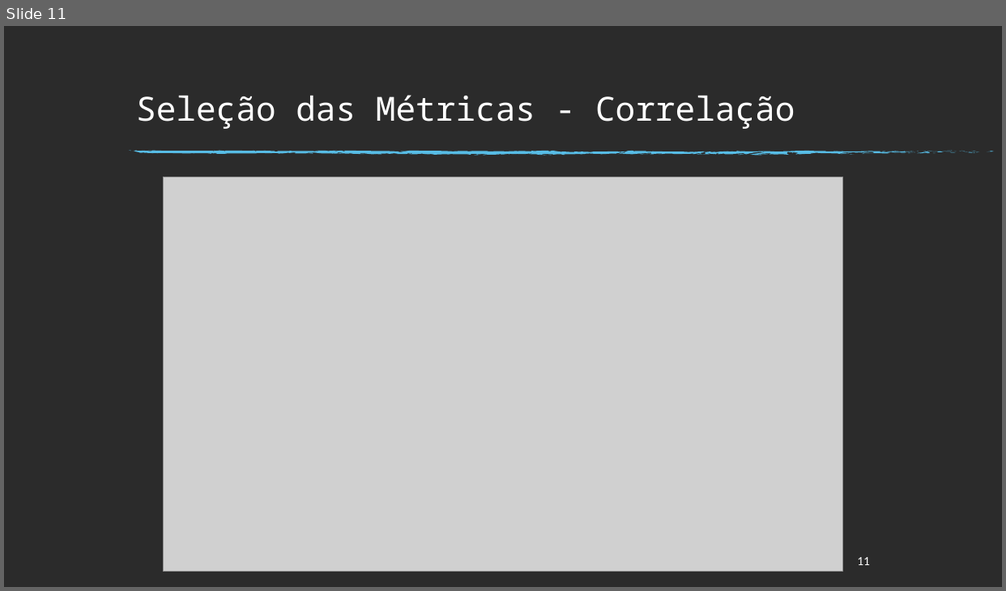
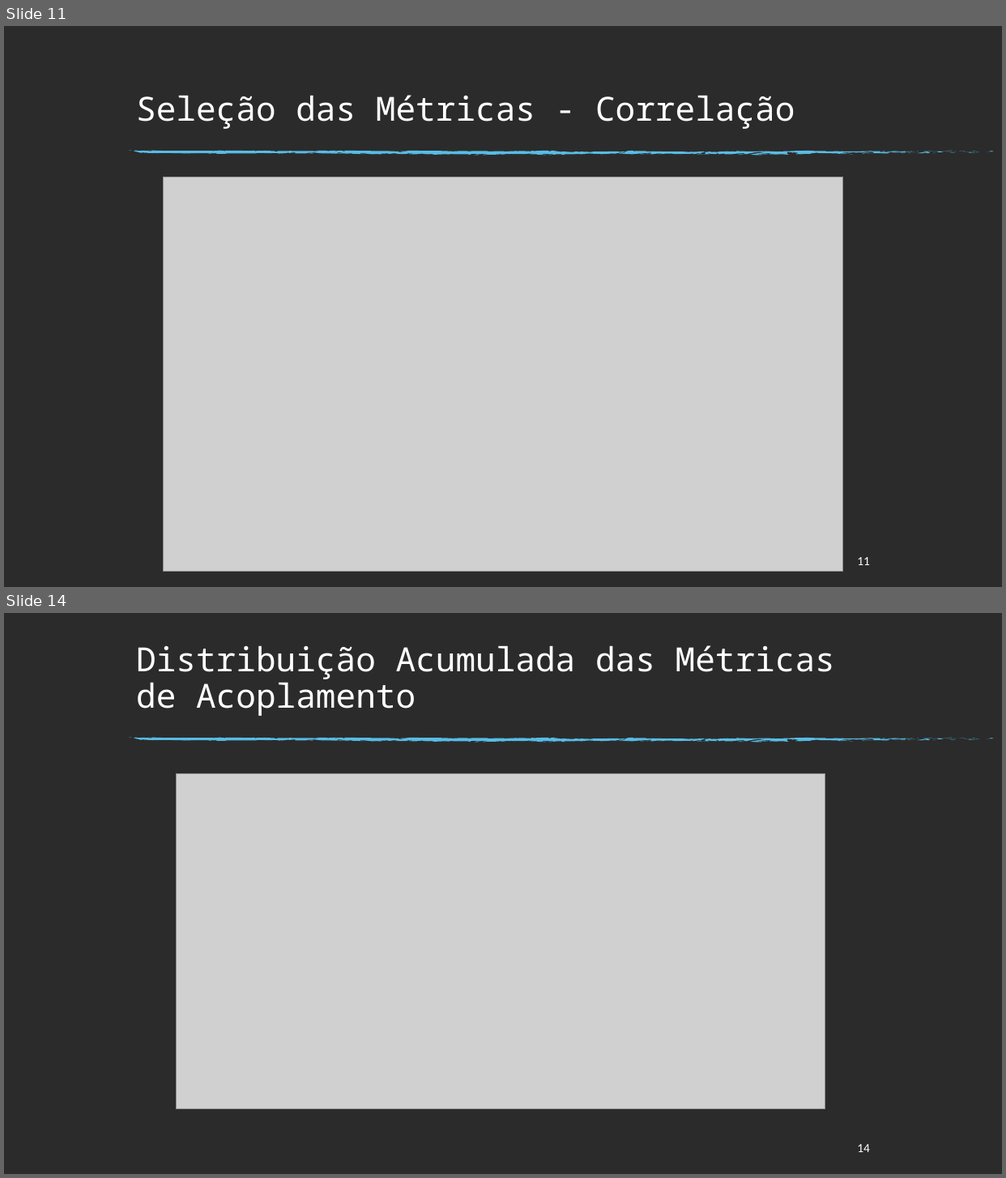
Before and after one commit to felipeaugustosm/TCC2, a slide deck: Apresentacao_TCC2.pptx. Shown one above the other, each under a label of ours: slide 11 before the commit, slides 11 and 14 after it; the slides between them are not shown. The pictures are 1006x591 and 1006x1178 pixels, drawn with LibreOffice and Linux fonts; fonts in the diff are those of the drawing; grey boxes stand for pictures; background and template pictures are left out; a plain dark background stands for a picture behind light text. Boxes give left, top, right and bottom in pixels: in the first picture for what was removed or moved away, otherwise in the second. Text is boxed around its words. In the diff, an @@ line names an element or a change of style, - is before the commit and + after.

```diff
--- a/Apresentacao_TCC2.pptx
+++ b/Apresentacao_TCC2.pptx
@@ slide 14 added at bbox=[4, 613, 1002, 1174], background picture (left out); not listed: 74 template elements that a slide beside it also shows @@
@@ title added at bbox=[136, 645, 835, 716], 32 pt, text #FFFFFF @@
+Distribuição Acumulada das Métricas de Acoplamento
@@ picture added at bbox=[177, 773, 825, 1109] @@
@@ page number added at bbox=[857, 1144, 870, 1152], 12 pt, text #FFFFFF @@
+14
```
Also in this commit, not shown: 1 slide changed, 5 other slides added, 4 other files.
